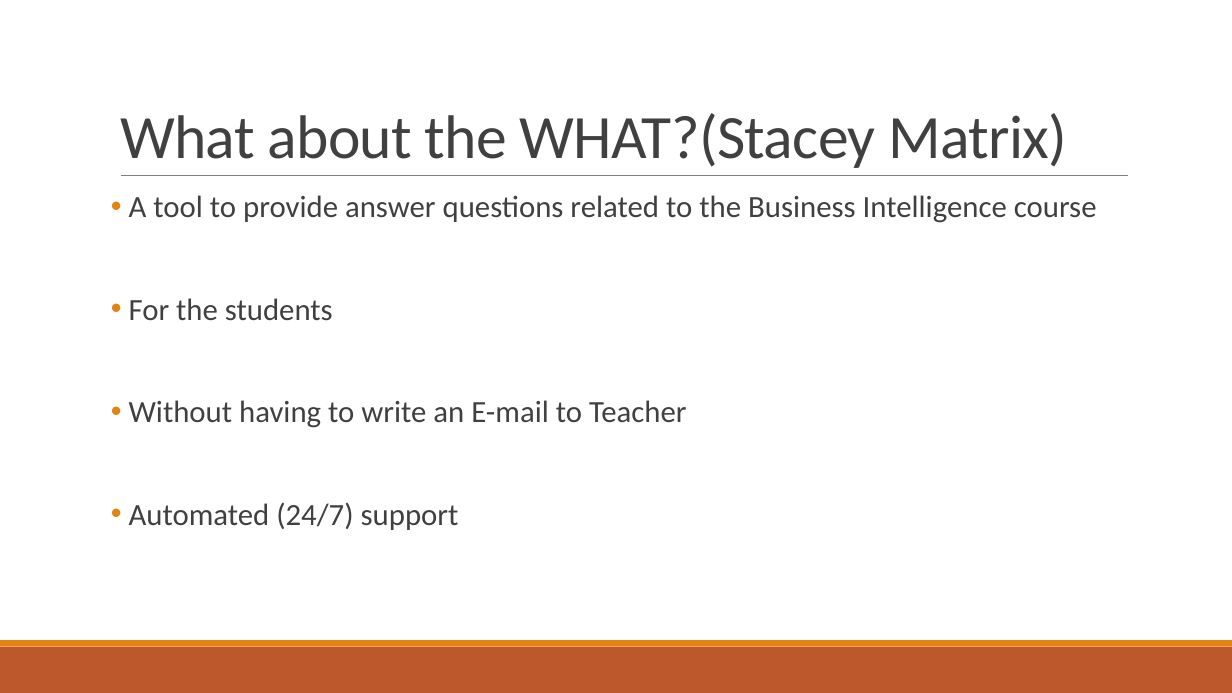
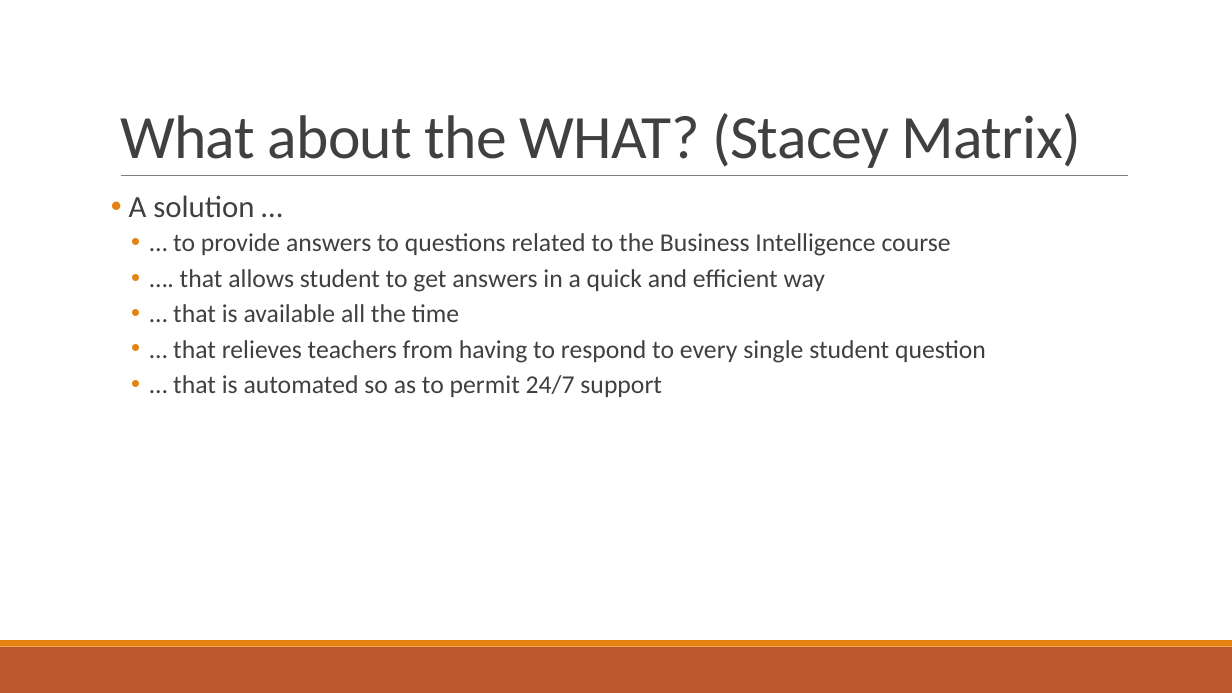
Before and after one commit to AgileBusinessAnalysis/05__TEAM, a slide deck: slide 5 of Prep Pitch.pptx (slide 6 before the commit). Drawn at 1232x693 pixels with LibreOffice and Linux fonts; fonts in the diff are those of the drawing. Boxes give left, top, right and bottom in pixels: in the first picture for what was removed or moved away, otherwise in the second. Text is boxed around its words. In the diff, an @@ line names an element or a change of style, - is before the commit and + after.

```diff
--- a/Prep Pitch.pptx
+++ b/Prep Pitch.pptx
@@ title at (120,113,1081,168): spaces changed @@
-What about the WHAT?(Stacey Matrix)
+What about the WHAT? (Stacey Matrix)
@@ text at (129,195,986,397): text changed; size 24 to 20 pt @@
-• A tool to provide answer questions related to the Business Intelligence course
-• For the students
-• Without having to write an E-mail to Teacher
-• Automated (24/7) support
+• A solution …
+  • … to provide answers to questions related to the Business Intelligence course
+  • …. that allows student to get answers in a quick and efficient way
+  • … that is available all the time
+  • … that relieves teachers from having to respond to every single student question
+  • … that is automated so as to permit 24/7 support
```
Also in this commit, not shown: 5 other slides changed, 1 slide removed.
